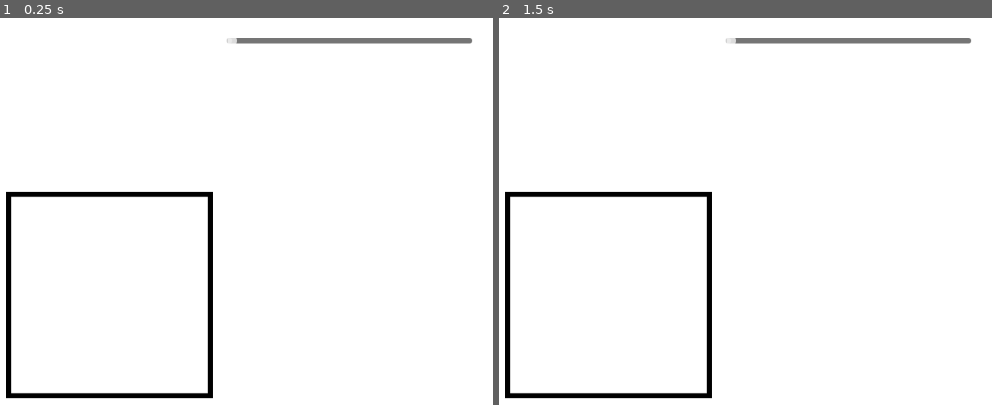
Above: before the commit, frames 1-2 (left to right).
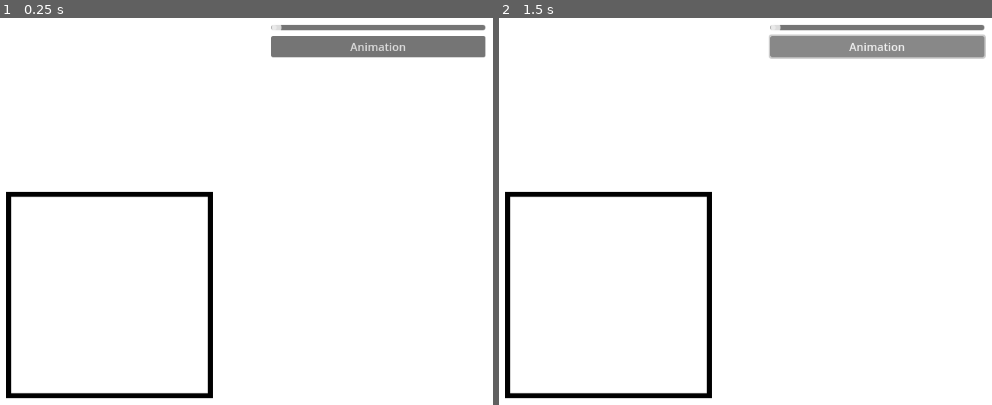
Above: after the commit, the same moments.

Repository: Juju-brz/GDVJ
Game: Godot game, scene res://persianPattern.tscn
Two runs of this game, one before a commit and one after it. Both use one fixed random seed, a clock stepped at 60 frames per second and the inputs below.
Inputs (mouse positions are in pixels of both pictures, inside the frame that each line leads up to):
- Up to frame 1 (0.25 s): no input
- Up to frame 2 (1.5 s): click (878, 45) at 0.5 s, where only the run after the commit has a clickable "Animation"; click (878, 45) at 1.25 s, where only the run after the commit has a clickable "Animation"

The runs differ from the first frame. In frame 1, 2.7% of the frame differs, in the area x 46-99%, y 1-11%; in frame 2, 3.1%.

Commit message:
okay its good but i have bug with function decrement

Diff:
--- a/persianPattern.tscn
+++ b/persianPattern.tscn
@@ -29,13 +29,19 @@
 offset_right = 40.0
 offset_bottom = 40.0
 
-[node name="HSlider" type="HSlider" parent="Control"]
+[node name="VBoxContainer" type="VBoxContainer" parent="Control"]
 layout_mode = 0
-offset_left = 745.0
-offset_top = 45.0
-offset_right = 1099.0
-offset_bottom = 61.0
+offset_left = 809.0
+offset_top = 26.0
+offset_right = 1118.0
+offset_bottom = 254.0
+
+[node name="HSlider" type="HSlider" parent="Control/VBoxContainer"]
+layout_mode = 2
 max_value = 10.0
-tick_count = 4
 
-[connection signal="value_changed" from="Control/HSlider" to="." method="_on_h_slider_value_changed"]
+[node name="Button" type="Button" parent="Control/VBoxContainer"]
+layout_mode = 2
+text = "Animation"
+
+[connection signal="value_changed" from="Control/VBoxContainer/HSlider" to="." method="_on_h_slider_value_changed"]
--- a/square.gd
+++ b/square.gd
@@ -1,48 +1,49 @@
 extends Node2D
 
-#var NB_DUPLICATES: int = 1.0
+#### VARIABLES ####
 const SPACING: float = 50.0
 #var original_sprite = $Square
 
 @export var angle = 0.0
 
-@onready var slider = $Control/HSlider
+@onready var slider = $Control/VBoxContainer/HSlider#Import Slider Input
 @onready var old_slder_value: float = slider.value  # Stocke l'ancienne valeur
+var nb_duplicates =  1
+var NB_DUPLICATES: int = 1
+
+var old_nb: float = NB_DUPLICATES
+var duplicated_sprite
+var duplicated_spriteslist = []
 
 
 #### FUNCTION ####
-func transform():
+func increment():
 	var original_sprite = $Square
 	if not original_sprite:
 		print("No Sprint2D found")
 		return
 
 	for i in range(NB_DUPLICATES):
-		var duplicated_sprite = original_sprite.duplicate()
+		duplicated_sprite = original_sprite.duplicate()
 		add_child(duplicated_sprite)
-
-		#duplicated_sprite.position = Vector2(
-			#original_sprite.position.x + (i + 1) * SPACING,
-			#original_sprite.position.y
-			#
-		#)
 		angle = (i + 1) * SPACING
 		duplicated_sprite.position = Vector2(
 			original_sprite.position.x + cos(angle) * 0,
 			original_sprite.position.y + sin(angle) * 0
 		)
 		duplicated_sprite.rotation = angle
+		duplicated_spriteslist.append(duplicated_sprite) #ARRAY of Duplication
+		print(duplicated_spriteslist)
 
-var nb_duplicates =  1
-var NB_DUPLICATES: int = 1
+func decrement():
+	#duplicated_sprite.queue_free()
+	if duplicated_spriteslist.size() == 0:
+		pass
+	else:
 
-var old_nb: float = NB_DUPLICATES
-
-func Inputcontrol(slider): # I must making Input to have variable of control inside
-	slider = $HSlider
-	print(slider)
-	slider = nb_duplicates
-
+		var last_sprite = duplicated_spriteslist.pop_back()
+		last_sprite.queue_free()
+		print(duplicated_spriteslist)
 
 func _ready() -> void:
 	NB_DUPLICATES = clamp(NB_DUPLICATES, 0, 5)
@@ -55,14 +56,14 @@
 
 	old_nb = NB_DUPLICATES
 	# INPUT
-	var slider = $Control/HSlider
 
-	if slider.value != old_slder_value:
+	#THIS make the change of square
+	if slider.value > old_slder_value:
 
 		print("pouet!")
-		transform()
+		increment()
 		old_slder_value = slider.value
 		nb_duplicates += 1
 
-func _on_h_slider_value_changed(value: float, slider) -> void:
-	transform()
+	if slider.value < old_slder_value:
+		decrement()
